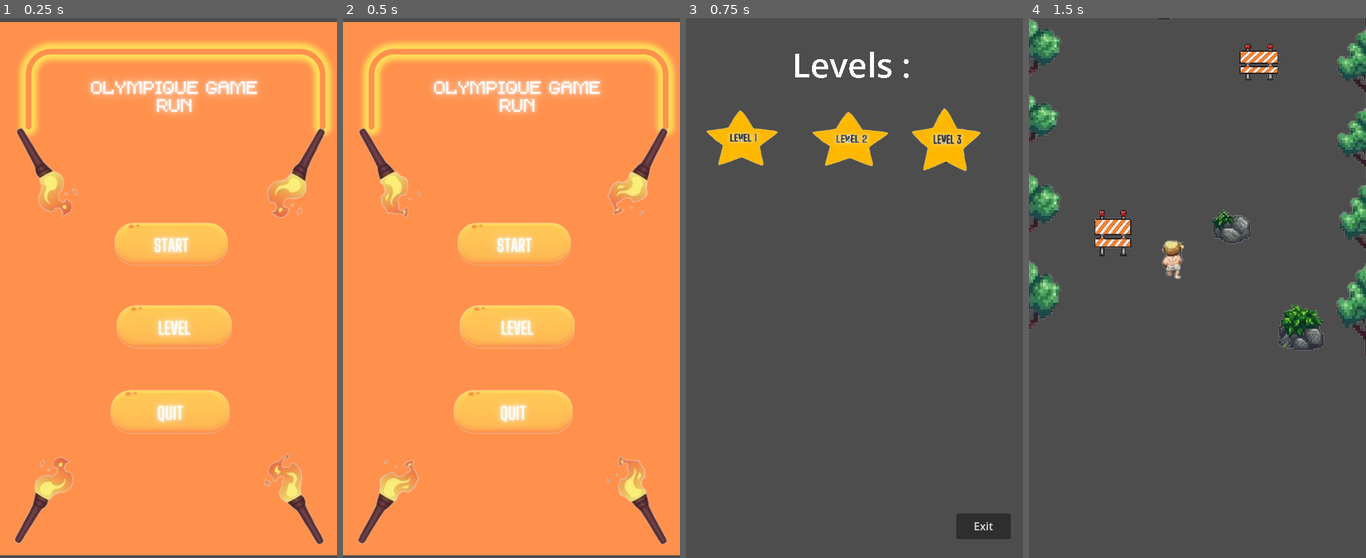
Above: before the commit, frames 1-4 (left to right).
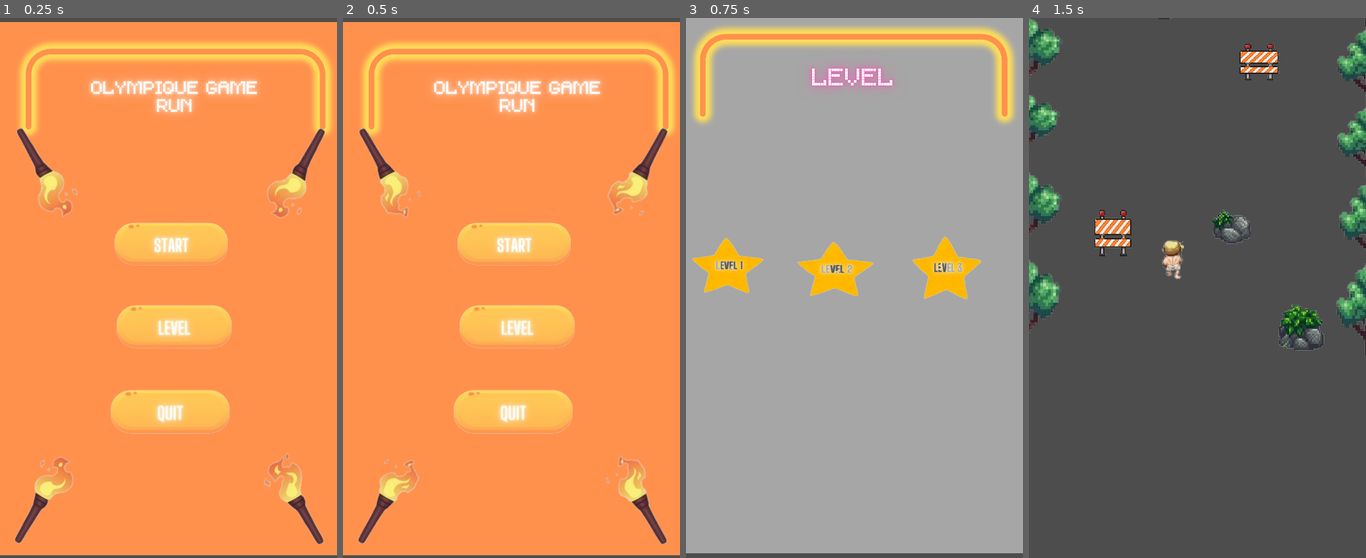
Above: after the commit, the same moments.

Repository: lxnbt/Olympic_Flame_JAM
Game: Godot game, scene res://menu.tscn
The game is run twice, just before and just after one commit, with the same random seed, the same clock (stepped at 60 frames per second) and the same inputs.
Inputs:
- Up to frame 1 (0.25 s): no input
- Up to frame 2 (0.5 s): no input
- Up to frame 3 (0.75 s): click "Levels" at 0.5 s
- Up to frame 4 (1.5 s): click "1" at 1.25 s

Frames 1-2 are identical in both runs. In frame 3, 99% of the frame differs, in the area x 0-100%, y 0-100%; in frame 4, nothing differs.

Commit message:
add the level frame

Diff:
--- a/src/menu_levels.tscn
+++ b/src/menu_levels.tscn
@@ -1,6 +1,7 @@
-[gd_scene load_steps=5 format=3 uid="uid://b3hbi5sthfehe"]
+[gd_scene load_steps=6 format=3 uid="uid://b3hbi5sthfehe"]
 
 [ext_resource type="Script" path="res://menu_levels.gd" id="1_0y7e4"]
+[ext_resource type="Texture2D" uid="uid://d3515yx3baqko" path="res://olympique game run(15).png" id="2_42swe"]
 [ext_resource type="Texture2D" uid="uid://6vyg22pj5q46" path="res://olympique_game_run_11_-removebg-preview.png" id="2_yxjwt"]
 [ext_resource type="Texture2D" uid="uid://bopfxve4l5aly" path="res://olympique_game_run_12_-removebg-preview.png" id="3_dmdul"]
 [ext_resource type="Texture2D" uid="uid://04c1huhowiv6" path="res://olympique_game_run_13_-removebg-preview.png" id="4_xvoxp"]
@@ -17,46 +18,6 @@
 grow_horizontal = 2
 grow_vertical = 2
 script = ExtResource("1_0y7e4")
-
-[node name="1" type="Button" parent="."]
-layout_mode = 0
-offset_left = 69.0
-offset_top = 181.0
-offset_right = 103.0
-offset_bottom = 212.0
-text = "1
-"
-
-[node name="Sprite2D" type="Sprite2D" parent="1"]
-position = Vector2(41, 93)
-scale = Vector2(0.797619, 0.649832)
-texture = ExtResource("2_yxjwt")
-
-[node name="2" type="Button" parent="."]
-layout_mode = 0
-offset_left = 236.0
-offset_top = 175.0
-offset_right = 257.0
-offset_bottom = 206.0
-text = "2"
-
-[node name="Sprite2D" type="Sprite2D" parent="2"]
-position = Vector2(36, 99.1875)
-scale = Vector2(0.847619, 0.639099)
-texture = ExtResource("3_dmdul")
-
-[node name="3" type="Button" parent="."]
-layout_mode = 0
-offset_left = 362.0
-offset_top = 177.0
-offset_right = 412.0
-offset_bottom = 227.0
-text = "3"
-
-[node name="Sprite2D" type="Sprite2D" parent="3"]
-position = Vector2(50, 111)
-scale = Vector2(0.769048, 0.739057)
-texture = ExtResource("4_xvoxp")
 
 [node name="Title" type="Label" parent="."]
 layout_mode = 0
@@ -77,7 +38,56 @@
 offset_bottom = 784.0
 text = "Exit"
 
+[node name="TextureRect" type="TextureRect" parent="."]
+layout_mode = 0
+offset_left = -36.0
+offset_top = -5.0
+offset_right = 537.0
+offset_bottom = 805.0
+texture = ExtResource("2_42swe")
+expand_mode = 3
+
+[node name="1" type="Button" parent="."]
+layout_mode = 0
+offset_left = 56.0
+offset_top = 370.0
+offset_right = 90.0
+offset_bottom = 401.0
+text = "1
+"
+
+[node name="Sprite2D" type="Sprite2D" parent="1"]
+position = Vector2(33, 93)
+scale = Vector2(0.797619, 0.649832)
+texture = ExtResource("2_yxjwt")
+
+[node name="2" type="Button" parent="."]
+layout_mode = 0
+offset_left = 218.0
+offset_top = 377.0
+offset_right = 239.0
+offset_bottom = 408.0
+text = "2"
+
+[node name="Sprite2D" type="Sprite2D" parent="2"]
+position = Vector2(32, 90)
+scale = Vector2(0.847619, 0.639099)
+texture = ExtResource("3_dmdul")
+
+[node name="3" type="Button" parent="."]
+layout_mode = 0
+offset_left = 372.0
+offset_top = 363.0
+offset_right = 390.0
+offset_bottom = 394.0
+text = "3"
+
+[node name="Sprite2D" type="Sprite2D" parent="3"]
+position = Vector2(41, 115)
+scale = Vector2(0.769048, 0.739057)
+texture = ExtResource("4_xvoxp")
+
+[connection signal="pressed" from="Exit" to="." method="_on_exit_pressed"]
 [connection signal="pressed" from="1" to="." method="_on_1_pressed"]
 [connection signal="pressed" from="2" to="." method="_on_2_pressed"]
 [connection signal="pressed" from="3" to="." method="_on_3_pressed"]
-[connection signal="pressed" from="Exit" to="." method="_on_exit_pressed"]
Binary file added: src/olympique game run(14).png
Not shown, added: src/olympique game run(14).png.import
Binary file added: src/olympique game run(15).png
Not shown, added: src/olympique game run(15).png.import
